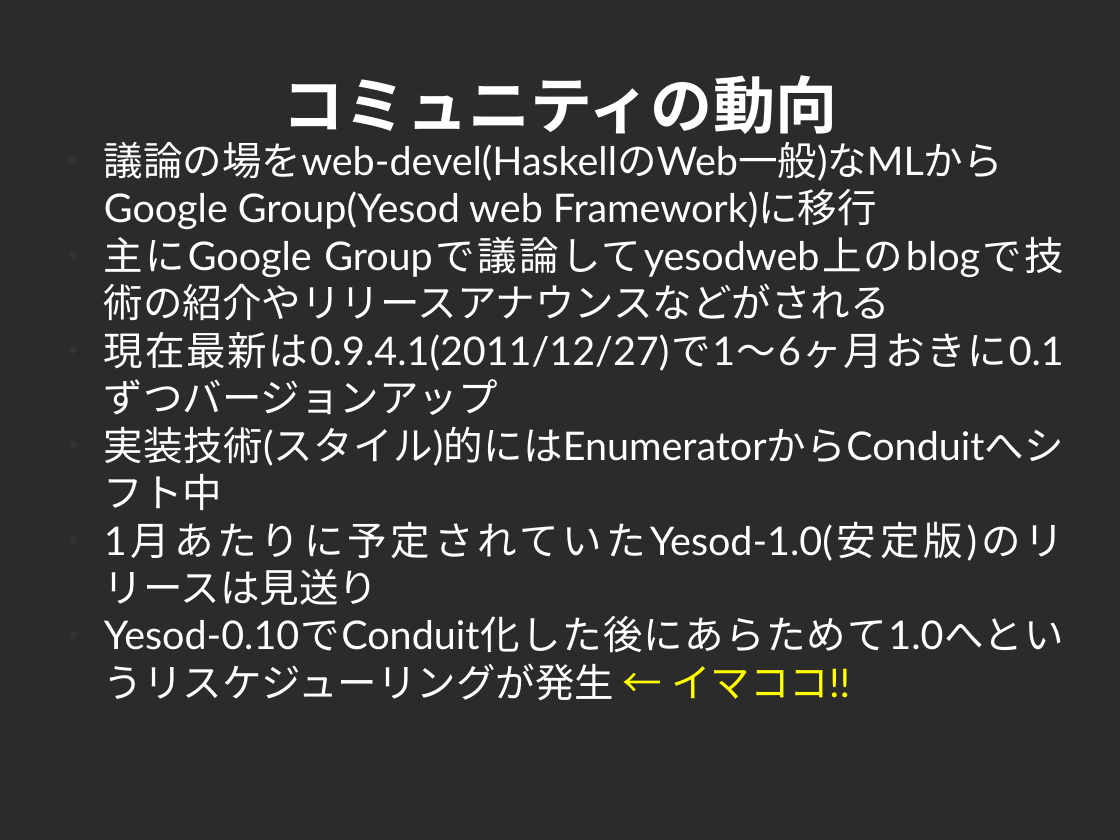
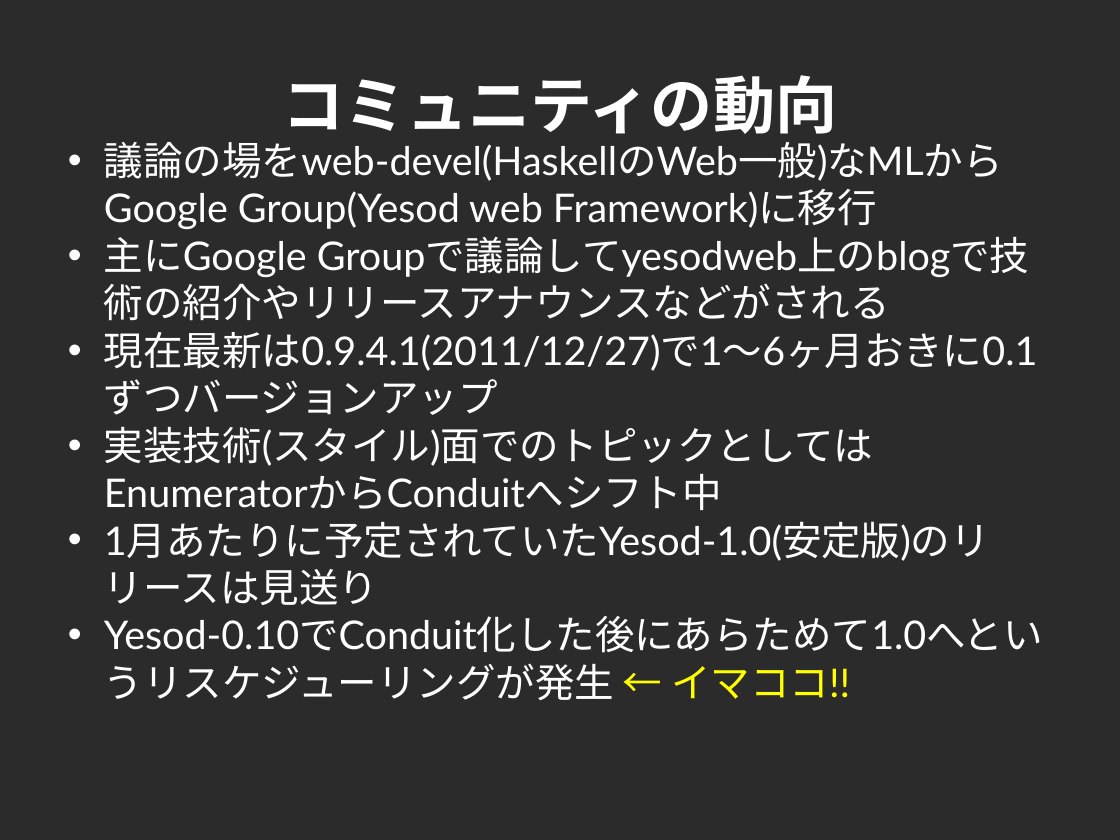
Before and after one commit to cutsea110/cross-slide, a slide deck: slide 30 of CROSS-Yesod.odp (slide 31 before the commit). Drawn at 1120x840 pixels with LibreOffice and Linux fonts; fonts in the diff are those of the drawing; background and template pictures are left out; a plain dark background stands for a picture behind light text. Boxes give left, top, right and bottom in pixels: in the first picture for what was removed or moved away, otherwise in the second. Text is boxed around its words. In the diff, an @@ line names an element or a change of style, - is before the commit and + after.

```diff
--- a/CROSS-Yesod.odp
+++ b/CROSS-Yesod.odp
@@ text at <box>104,142,1043,699</box>: bullet ● to •; alignment justified to left @@
@@ text at <box>104,427,873,510</box>: text changed @@
-● 実装技術(スタイル)的にはEnumeratorからConduitへシフト中
+• 実装技術(スタイル)面でのトピックとしてはEnumeratorからConduitへシフト中
```
Also in this commit, not shown: 23 other slides changed, 2 slides removed, 1 other file.
